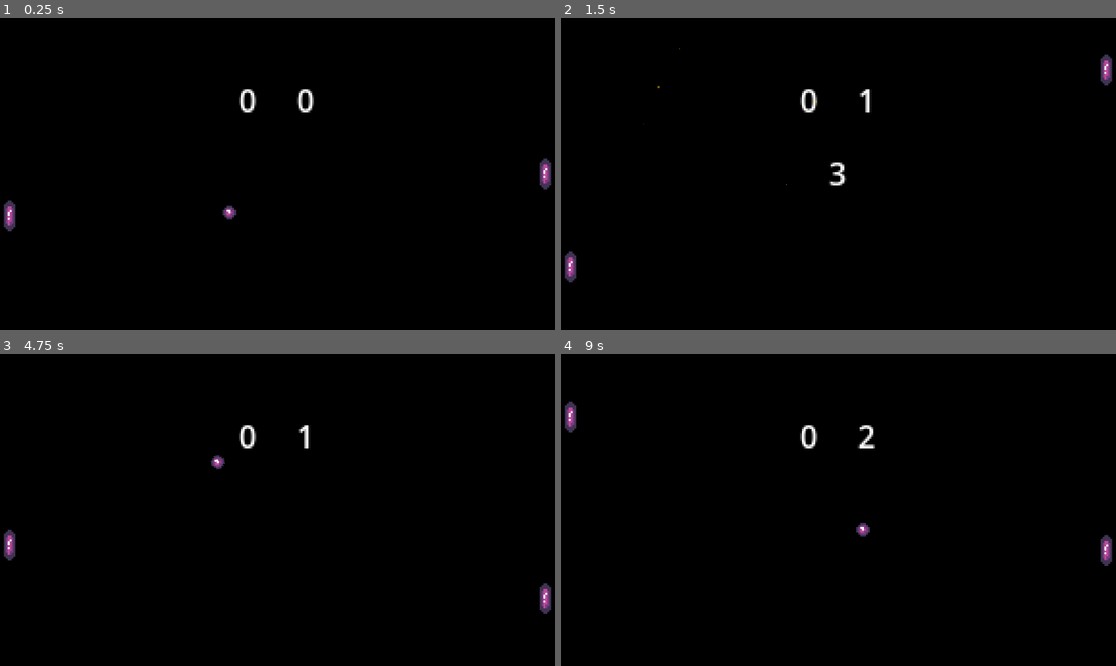
Above: before the commit, frames 1-4 (two rows, left to right).
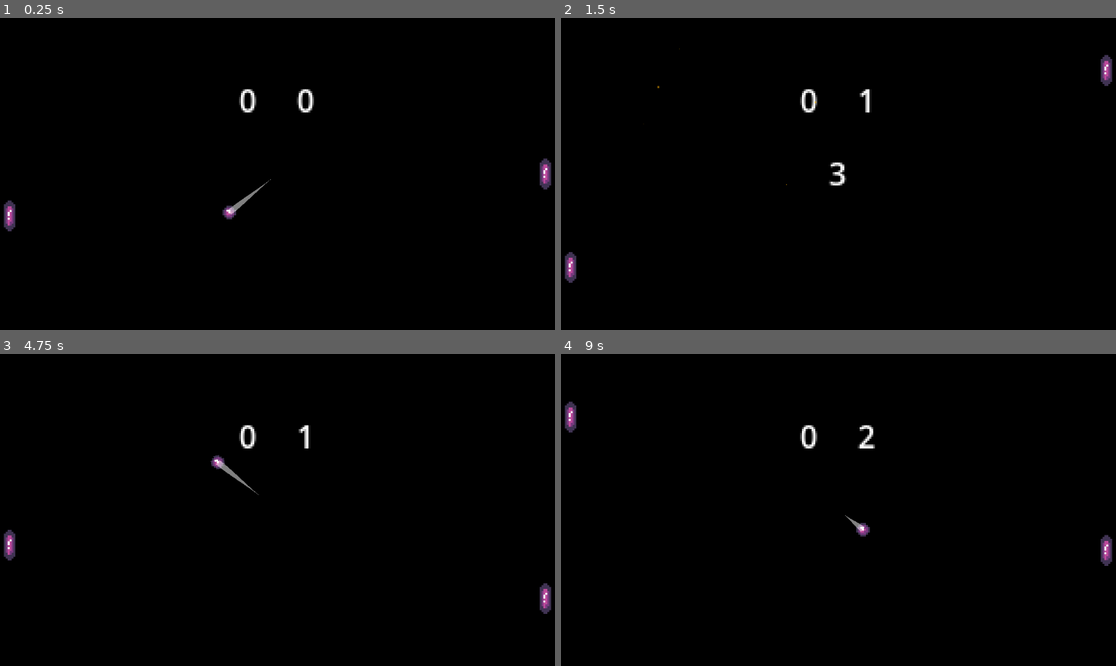
Above: after the commit, the same moments.

Repository: mmusialek/la_pong_2d
Game: Godot game, scene res://scenes/levels/level1.tscn
The game is run twice, just before and just after one commit, with the same random seed, the same clock (stepped at 60 frames per second) and the same inputs.
Inputs:
- Up to frame 1 (0.25 s): no input
- Up to frame 2 (1.5 s): hold Up (ui_up) 0.53-1.28 s; hold Down (ui_down) from 1.28 s (still down)
- Up to frame 3 (4.75 s): release Down (ui_down) at 2.03 s; hold Up (ui_up) 2.03-3.53 s; hold Down (ui_down) from 3.53 s (still down)
- Up to frame 4 (9 s): release Down (ui_down) at 5.78 s; hold Up (ui_up) 5.78-8.03 s; hold Down (ui_down) from 8.03 s (still down)

The runs differ from the first frame. In frame 1, 0.1% of the frame differs, in the area x 41-49%, y 51-64%; in frame 2, less than 0.1%; in frame 3, 0.1%, in the area x 38-47%, y 34-46%; in frame 4, less than 0.1%.

Commit message:
Add camera shake effect and enhance ball mechanics with trail and bounce signals

Diff:
--- a/src/scenes/levels/level1.tscn
+++ b/src/scenes/levels/level1.tscn
@@ -5,6 +5,7 @@
 [ext_resource type="PackedScene" uid="uid://ct10c1oldumlw" path="res://scenes/packages/player.tscn" id="1_cm47g"]
 [ext_resource type="Script" path="res://scripts/GameStartTimer.gd" id="1_uid3o"]
 [ext_resource type="PackedScene" uid="uid://kijfk4tefp4j" path="res://scenes/packages/killzone.tscn" id="5_8layh"]
+[ext_resource type="Script" path="res://scripts/camera_shake.gd" id="6_cshak"]
 
 [sub_resource type="WorldBoundaryShape2D" id="WorldBoundaryShape2D_xyo0s"]
 normal = Vector2(0, 1)
@@ -52,6 +53,7 @@
 
 [node name="Camera2D" type="Camera2D" parent="."]
 zoom = Vector2(4, 4)
+script = ExtResource("6_cshak")
 
 [node name="Ball" parent="." instance=ExtResource("1_7yvff")]
 
@@ -82,5 +84,6 @@
 
 [connection signal="game_reset" from="Ball" to="GameStartTimer" method="_on_ball_game_reset"]
 [connection signal="player_scored" from="Ball" to="ScoreBoard" method="_on_ball_player_scored"]
+[connection signal="bounced" from="Ball" to="Camera2D" method="apply_shake"]
 [connection signal="body_entered" from="WordBoundaries/RightKillzone" to="Ball" method="_on_right_killzone_body_entered"]
 [connection signal="body_entered" from="WordBoundaries/LeftKillzone" to="Ball" method="_on_left_killzone_body_entered"]
--- a/src/scenes/packages/ball.tscn
+++ b/src/scenes/packages/ball.tscn
@@ -10,13 +10,19 @@
 [sub_resource type="CircleShape2D" id="CircleShape2D_5xdl6"]
 radius = 3.0
 
-[node name="Ball" type="RigidBody2D"]
+[node name="Ball" type="RigidBody2D" unique_id=1068967597]
 physics_material_override = SubResource("PhysicsMaterial_e81na")
 gravity_scale = 0.0
 script = ExtResource("1_fsgly")
 
-[node name="Sprite2D" type="Sprite2D" parent="."]
+[node name="Trail" type="Line2D" parent="." unique_id=609459871]
+top_level = true
+points = PackedVector2Array(87, -14)
+width = 3.0
+default_color = Color(1, 1, 1, 0.5)
+
+[node name="Sprite2D" type="Sprite2D" parent="." unique_id=379608328]
 texture = ExtResource("2_pdc1s")
 
-[node name="CollisionShape2D" type="CollisionShape2D" parent="."]
+[node name="CollisionShape2D" type="CollisionShape2D" parent="." unique_id=1704778050]
 shape = SubResource("CircleShape2D_5xdl6")
--- a/src/scripts/ball.gd
+++ b/src/scripts/ball.gd
@@ -3,6 +3,7 @@
 # signals
 signal player_scored(player_name: String)
 signal game_reset()
+signal bounced(intensity: float)
 
 # ball config
 const speed = 100
@@ -13,6 +14,10 @@
 var velocity = Vector2.ZERO
 const MAX_BOUNCE_ANGLE = PI / 4.0 # 45 degrees
 const SparkEffect = preload("res://scenes/packages/spark_effect.tscn")
+
+# trail
+@onready var trail: Line2D = $Trail
+const MAX_TRAIL_LENGTH: int = 15
 
  #audio
 var player: AudioStreamPlayer
@@ -30,11 +35,21 @@
 	paddle_bounce = preload("res://assets/audio/paddle_bounce.wav")
 	player_scored_sound = preload("res://assets/audio/player_scored.wav")
 
+	var curve = Curve.new()
+	curve.add_point(Vector2(0, 0))
+	curve.add_point(Vector2(1, 1))
+	trail.width_curve = curve
+
 func _physics_process(delta):
 	var new_velo = velocity * speed * delta
 	var collision = move_and_collide(new_velo)
 	rotate(rotation_speed * delta)
 	rotation_speed = lerp(rotation_speed, 0.0, delta * ROTATION_DAMPING)
+
+	trail.add_point(global_position)
+	if trail.get_point_count() > MAX_TRAIL_LENGTH:
+		trail.remove_point(0)
+
 	if collision:
 		var spark = SparkEffect.instantiate()
 		get_tree().current_scene.add_child(spark)
@@ -44,11 +59,13 @@
 		var collider = collision.get_collider()
 		if collider.name == "WordBoundaries":
 			play_ball_bounce()
+			bounced.emit(2.0)
 			# Change rotation direction and speed based on realistic physics
 			rotation_speed += velocity.x * collision.get_normal().y * WALL_ROTATION_FACTOR
 
 		if collider.name in ["player1", "player2"]:
 			play_paddle_bounce()
+			bounced.emit(4.0)
 
 			# Calculate relative intersection y
 			var relative_y = collision.get_position().y - collider.position.y
@@ -98,6 +115,7 @@
 
 func __reset():
 	hide()
+	trail.clear_points()
 	set_physics_process(false)
 	set_process(false)
 	rotation_speed = 0.0
--- /dev/null
+++ b/src/scripts/camera_shake.gd
@@ -0,0 +1,14 @@
+extends Camera2D
+
+var shake_intensity: float = 0.0
+var shake_decay: float = 5.0
+
+func _process(delta: float) -> void:
+	if shake_intensity > 0:
+		offset = Vector2(randf_range(-1, 1), randf_range(-1, 1)) * shake_intensity
+		shake_intensity = lerp(shake_intensity, 0.0, shake_decay * delta)
+	else:
+		offset = Vector2.ZERO
+
+func apply_shake(intensity: float) -> void:
+	shake_intensity = intensity
Not shown, changed: src/export_presets.cfg
Not shown: 1 places in src/scenes/packages/ball.tscn that only renumber resources
Not shown, added: src/scripts/camera_shake.gd.uid
Not shown, changed: .github/copilot-instructions.md
